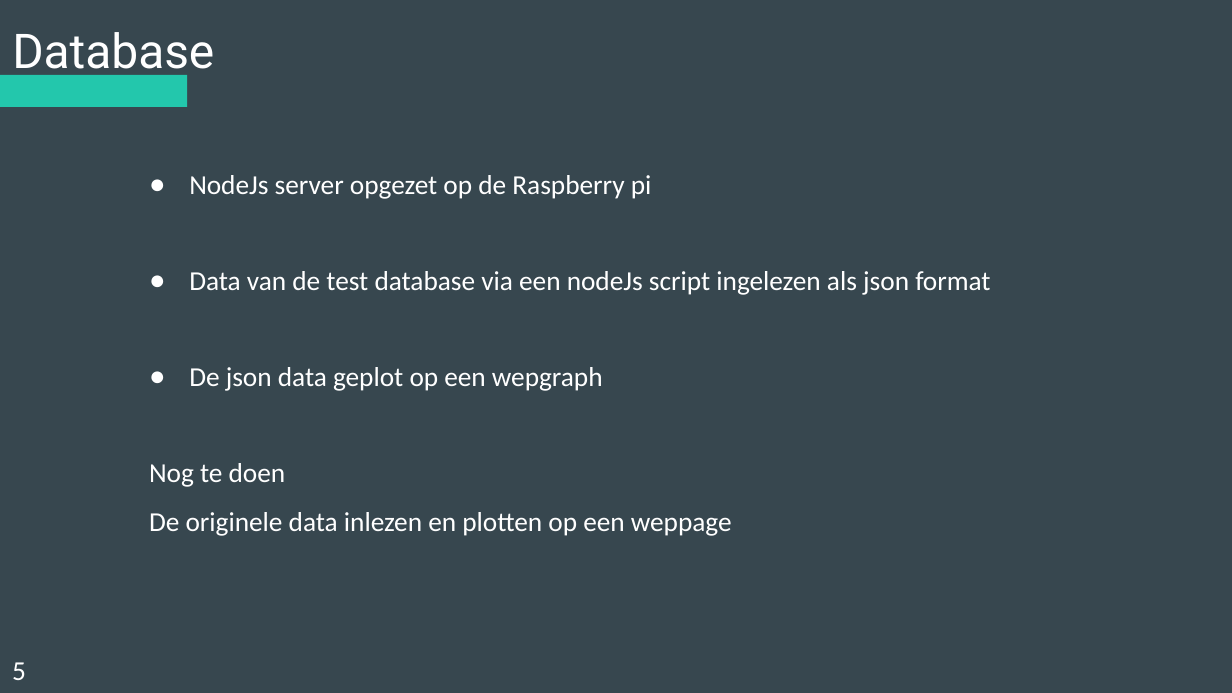
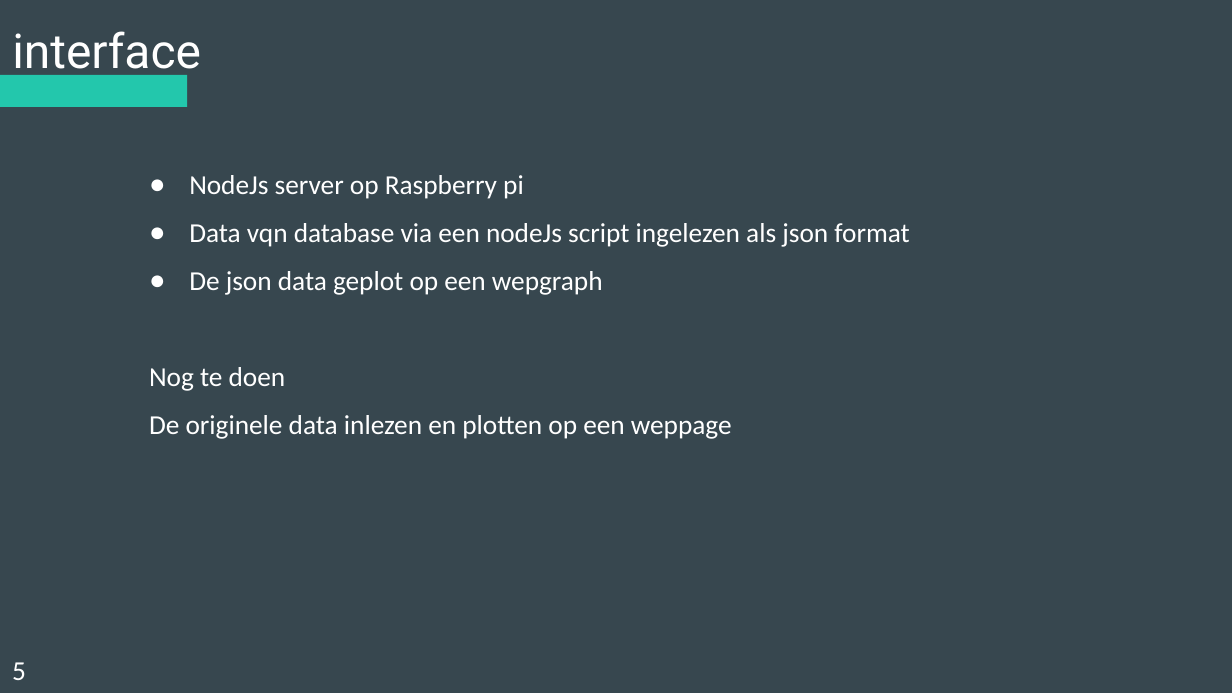
Before and after one commit to Koffiejoe/IA-EnOcean, a slide deck: slide 6 of Presentaties/4Wekelijkse PowerPoint/ppt_enocean.pptx (slide 5 before the commit). Drawn at 1232x693 pixels with LibreOffice and Linux fonts; fonts in the diff are those of the drawing. Boxes give left, top, right and bottom in pixels: in the first picture for what was removed or moved away, otherwise in the second. Text is boxed around its words. In the diff, an @@ line names an element or a change of style, - is before the commit and + after.

```diff
--- a/Presentaties/4Wekelijkse PowerPoint/ppt_enocean.pptx
+++ b/Presentaties/4Wekelijkse PowerPoint/ppt_enocean.pptx
@@ title at (x1=12, y1=31, x2=201, y2=80): text changed @@
-Database
+interface
@@ subtitle at (x1=189, y1=175, x2=909, y2=247): text changed @@
-● NodeJs server opgezet op de Raspberry pi
-● Data van de test database via een nodeJs script ingelezen als json format
+● NodeJs server op Raspberry pi
+● Data vqn database via een nodeJs script ingelezen als json format
```
Also in this commit, not shown: 1 slide added.
